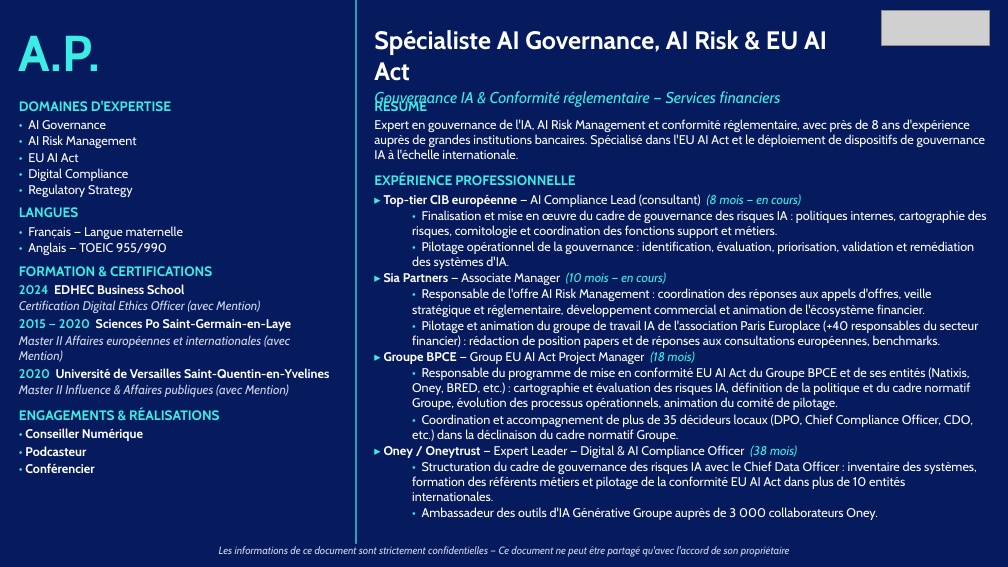
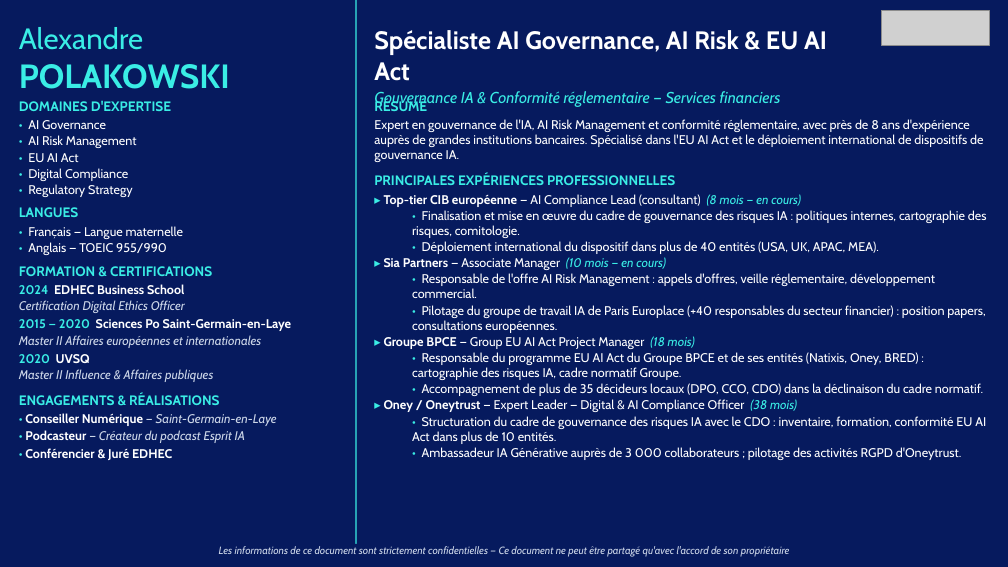
Before and after one commit to insidebankingfrance-rgb/G-n-rateur-de-CV, a slide deck: slide 1 of outputs/A.P._ai_governance.pptx. Drawn at 1008x567 pixels with LibreOffice and Linux fonts; fonts in the diff are those of the drawing; grey boxes stand for pictures. Boxes give left, top, right and bottom in pixels: in the first picture for what was removed or moved away, otherwise in the second. Text is boxed around its words. In the diff, an @@ line names an element or a change of style, - is before the commit and + after.

```diff
--- a/outputs/A.P._ai_governance.pptx
+++ b/outputs/A.P._ai_governance.pptx
@@ text at [19,27,230,89]: text changed; size 48 to 32 pt @@
-A.P.
+Alexandre
+POLAKOWSKI
@@ text at [374,119,983,185]: text changed @@
-Expert en gouvernance de l'IA, AI Risk Management et conformité réglementaire, avec près de 8 ans d'expérience auprès de grandes institutions bancaires. Spécialisé dans l'EU AI Act et le déploiement de dispositifs de gouvernance IA à l'échelle internationale.
-EXPÉRIENCE PROFESSIONNELLE
+Expert en gouvernance de l'IA, AI Risk Management et conformité réglementaire, avec près de 8 ans d'expérience auprès de grandes institutions bancaires. Spécialisé dans l'EU AI Act et le déploiement international de dispositifs de gouvernance IA.
+PRINCIPALES EXPÉRIENCES PROFESSIONNELLES
@@ text at [412,210,987,254]: text changed @@
-  • Finalisation et mise en œuvre du cadre de gouvernance des risques IA : politiques internes, cartographie des risques, comitologie et coordination des fonctions support et métiers.
-  • Pilotage opérationnel de la gouvernance : identification, évaluation, priorisation, validation et remédiation des systèmes d'IA.
+  • Finalisation et mise en œuvre du cadre de gouvernance des risques IA : politiques internes, cartographie des risques, comitologie.
+  • Déploiement international du dispositif dans plus de 40 entités (USA, UK, APAC, MEA).
@@ text at [412,273,985,333]: text changed @@
-  • Responsable de l'offre AI Risk Management : coordination des réponses aux appels d'offres, veille stratégique et réglementaire, développement commercial et animation de l'écosystème financier.
-  • Pilotage et animation du groupe de travail IA de l'association Paris Europlace (+40 responsables du secteur financier) : rédaction de position papers et de réponses aux consultations européennes, benchmarks.
+  • Responsable de l'offre AI Risk Management : appels d'offres, veille réglementaire, développement commercial.
+  • Pilotage du groupe de travail IA de Paris Europlace (+40 responsables du secteur financier) : position papers, consultations européennes.
@@ text at [19,300,185,313]: text changed @@
-Certification Digital Ethics Officer (avec Mention)
+Certification Digital Ethics Officer
@@ text at [19,335,261,382]: text changed @@
-Master II Affaires européennes et internationales (avec Mention)
-2020 Université de Versailles Saint-Quentin-en-Yvelines
-Master II Influence & Affaires publiques (avec Mention)
+Master II Affaires européennes et internationales
+2020 UVSQ
+Master II Influence & Affaires publiques
@@ text at [412,352,983,396]: text changed @@
-  • Responsable du programme de mise en conformité EU AI Act du Groupe BPCE et de ses entités (Natixis, Oney, BRED, etc.) : cartographie et évaluation des risques IA, définition de la politique et du cadre normatif Groupe, évolution des processus opérationnels, animation du comité de pilotage.
-  • Coordination et accompagnement de plus de 35 décideurs locaux (DPO, Chief Compliance Officer, CDO, etc.) dans la déclinaison du cadre normatif Groupe.
+  • Responsable du programme EU AI Act du Groupe BPCE et de ses entités (Natixis, Oney, BRED) : cartographie des risques IA, cadre normatif Groupe.
+  • Accompagnement de plus de 35 décideurs locaux (DPO, CCO, CDO) dans la déclinaison du cadre normatif.
@@ text at [25,413,277,460]: text changed @@
-• Conseiller Numérique
-• Podcasteur
-• Conférencier
+• Conseiller Numérique — Saint-Germain-en-Laye
+• Podcasteur — Créateur du podcast Esprit IA
+• Conférencier & Juré EDHEC
@@ text at [412,416,986,460]: text changed @@
-  • Structuration du cadre de gouvernance des risques IA avec le Chief Data Officer : inventaire des systèmes, formation des référents métiers et pilotage de la conformité EU AI Act dans plus de 10 entités internationales.
-  • Ambassadeur des outils d'IA Générative Groupe auprès de 3 000 collaborateurs Oney.
+  • Structuration du cadre de gouvernance des risques IA avec le CDO : inventaire, formation, conformité EU AI Act dans plus de 10 entités.
+  • Ambassadeur IA Générative auprès de 3 000 collaborateurs ; pilotage des activités RGPD d'Oneytrust.
```
Also in this commit, not shown: 1 other slide changed, 33 other files.
